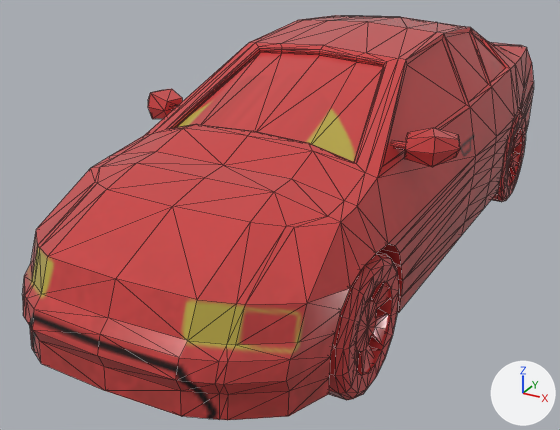
The FBX model JackiesLantern/Assets/GameAssets/Models/Level1Models/Car001.fbx: old version first, new version second.
Both versions are drawn from a 50 mm camera at (1.95, -4.3, 2.32) aimed at (-0.23, -0.32, 0.33). Every picture has the same lights, and +X, +Y and +Z are marked at lower right. Mesh edges are drawn as thin lines. Where no turn or scale is listed for an object, it has been applied to the vertices. Vertices at the same position are counted once.

Script lines for the objects in view, before the commit:
```python
me_mesh = bpy.data.meshes.new('Mesh')
me_mesh.from_pydata(...)  # 1537 vertices, 3028 faces; spans x -0.97..0.97, y -2.3..2.3, z 0.0..1.45
me_mesh.materials.append(mat_material__55)  # picture img_cars_basecolor_png
ob_car001 = bpy.data.objects.new('Car001', me_mesh)
ob_car001.location = (0.0, 0.0, 0.0)
```
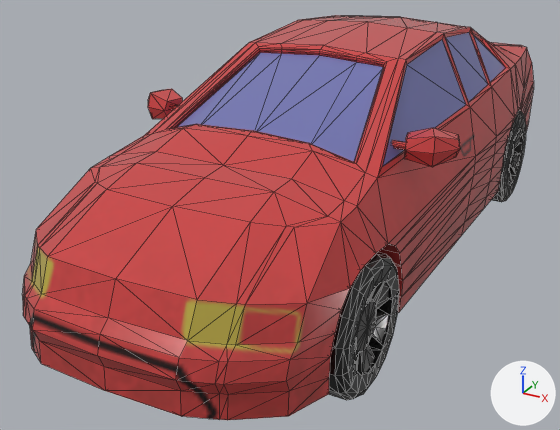
Commit message: fixed car stuff

Edits to the bpy script that builds the scene:
```text
Add img_cars_ties_base_color_png:
    img_cars_ties_base_color_png = load_image('Cars_Ties_Base_Color.png', 'LVL1 Textures/Cars_Textures/Cars_Ties_Base_Color.png', 4096, 4096, 'sRGB')
Add img_cars_windows_base_color_png:
    img_cars_windows_base_color_png = load_image('Cars_Windows_Base_Color.png', 'LVL1 Textures/Cars_Textures/Cars_Windows_Base_Color.png', 4096, 4096, 'sRGB')
Add img_cars_rims_base_color_png:
    img_cars_rims_base_color_png = load_image('Cars_Rims_Base_Color.png', 'LVL1 Textures/Cars_Textures/Cars_Rims_Base_Color.png', 4096, 4096, 'sRGB')
Add mat_tires:
    mat_tires = principled_material('tires')
    mat_tires.texture = img_cars_ties_base_color_png
    mat_tires.roughness = 0.2
Add mat_windows:
    mat_windows = principled_material('windows')
    mat_windows.texture = img_cars_windows_base_color_png
    mat_windows.roughness = 0.2
Add mat_rims:
    mat_rims = principled_material('rims')
    mat_rims.texture = img_cars_rims_base_color_png
    mat_rims.roughness = 0.2
Add mat_material__44:
    mat_material__44 = principled_material('Material #44')
    mat_material__44.texture = img_cars_basecolor_png
    mat_material__44.roughness = 0.2
Change me_mesh:
    where me_mesh.from_pydata(...)  # 1537 vertices, 3028 faces; spans x -0.97..0.97, y -2.3..2.3, z 0.0..1.45
    used by ob_car001; location = (0.0, 0.0, 0.0)
    me_mesh part 1: 256 of the faces centred in x 0.57..0.83, y -1.67..-0.97, z 0.0..0.71 switch from mat_material__55 (picture img_cars_basecolor_png) to mat_tires (picture img_cars_ties_base_color_png)
    me_mesh part 2: 651 of the faces centred in x -0.82..0.83, y 1.0..1.85, z 0.0..0.77 switch from mat_material__55 (picture img_cars_basecolor_png) to mat_rims (picture img_cars_rims_base_color_png)
    me_mesh part 3: 192 of the faces centred in x 0.59..0.8, y -1.56..-1.08, z 0.11..0.6 switch from mat_material__55 (picture img_cars_basecolor_png) to mat_rims (picture img_cars_rims_base_color_png)
    me_mesh part 4: 51 of the faces centred in x -0.65..0.64, y -0.77..1.67, z 0.24..1.31 switch from mat_material__55 (picture img_cars_basecolor_png) to mat_windows (picture img_cars_windows_base_color_png)
    add me_mesh.materials.append(mat_material__44)  # picture img_cars_basecolor_png
```

Location of each change, [x1, y1, x2, y2] in pixels of the pictures (560 x 430 px):
part 1 of me_mesh, recoloured (red to grey): [329, 252, 399, 400] in both
part 2 of me_mesh, recoloured (brown to grey): [491, 110, 526, 202] in both
part 3 of me_mesh, recoloured (brown to grey): [355, 282, 389, 373] in both
part 4 of me_mesh, recoloured (red to blue): [178, 32, 505, 166] in both
